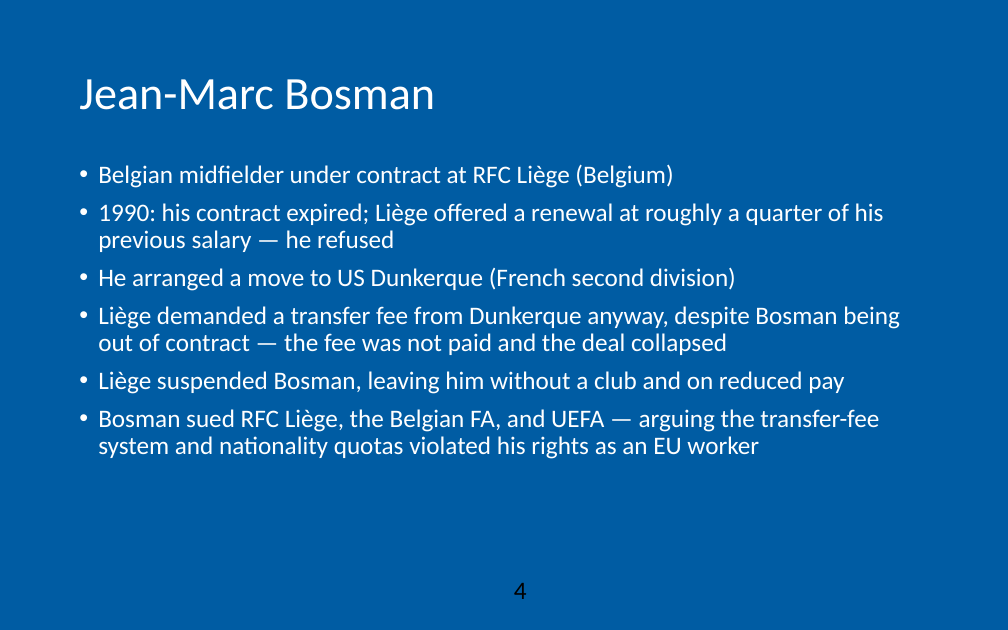
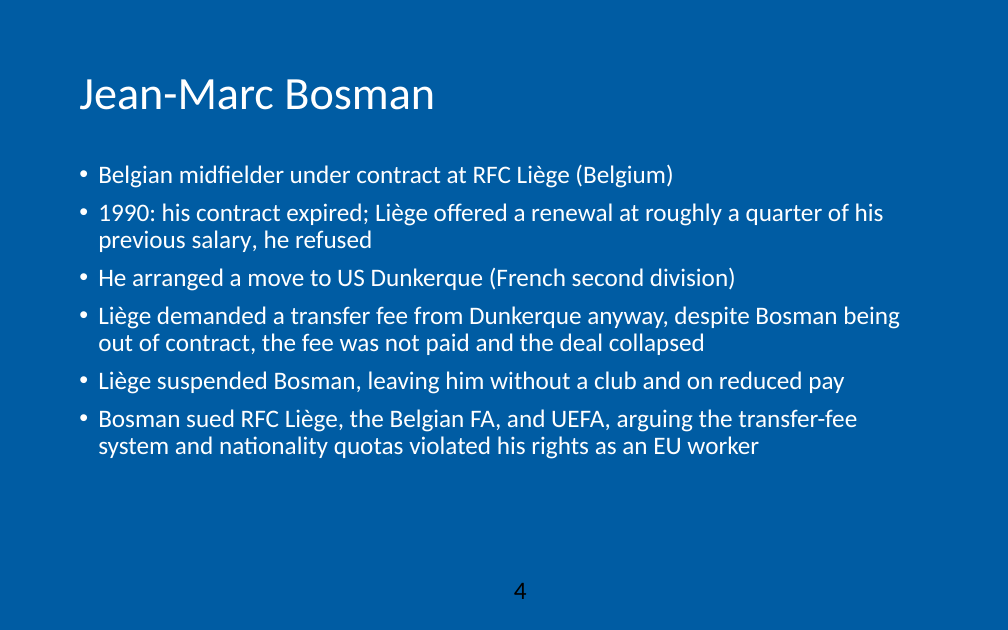
Before and after one commit to AEGDDI/idr305, a slide deck: slide 4 of lectures/L10.pptx. Drawn at 1008x630 pixels with LibreOffice and Linux fonts; fonts in the diff are those of the drawing; background and template pictures are left out. Boxes give left, top, right and bottom in pixels: in the first picture for what was removed or moved away, otherwise in the second. Text is boxed around its words. In the diff, an @@ line names an element or a change of style, - is before the commit and + after.

```diff
--- a/lectures/L10.pptx
+++ b/lectures/L10.pptx
@@ text at bbox=[98, 203, 884, 252]: text changed @@
-• 1990: his contract expired; Liège offered a renewal at roughly a quarter of his previous salary — he refused
+• 1990: his contract expired; Liège offered a renewal at roughly a quarter of his previous salary, he refused
@@ text at bbox=[98, 306, 900, 355]: text changed @@
-• Liège demanded a transfer fee from Dunkerque anyway, despite Bosman being out of contract — the fee was not paid and the deal collapsed
+• Liège demanded a transfer fee from Dunkerque anyway, despite Bosman being out of contract, the fee was not paid and the deal collapsed
@@ text at bbox=[98, 409, 857, 459]: text changed @@
-• Bosman sued RFC Liège, the Belgian FA, and UEFA — arguing the transfer-fee system and nationality quotas violated his rights as an EU worker
+• Bosman sued RFC Liège, the Belgian FA, and UEFA, arguing the transfer-fee system and nationality quotas violated his rights as an EU worker
```
Also in this commit, not shown: 11 other slides changed, 2 other files.
